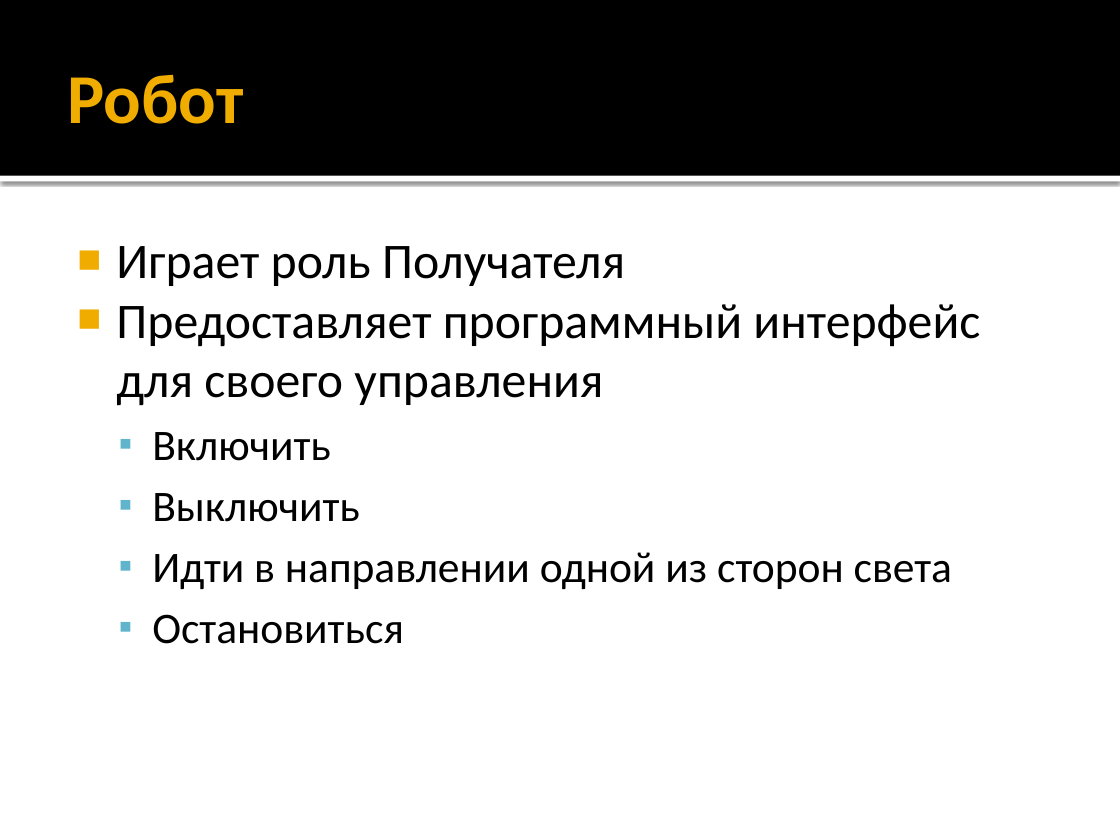
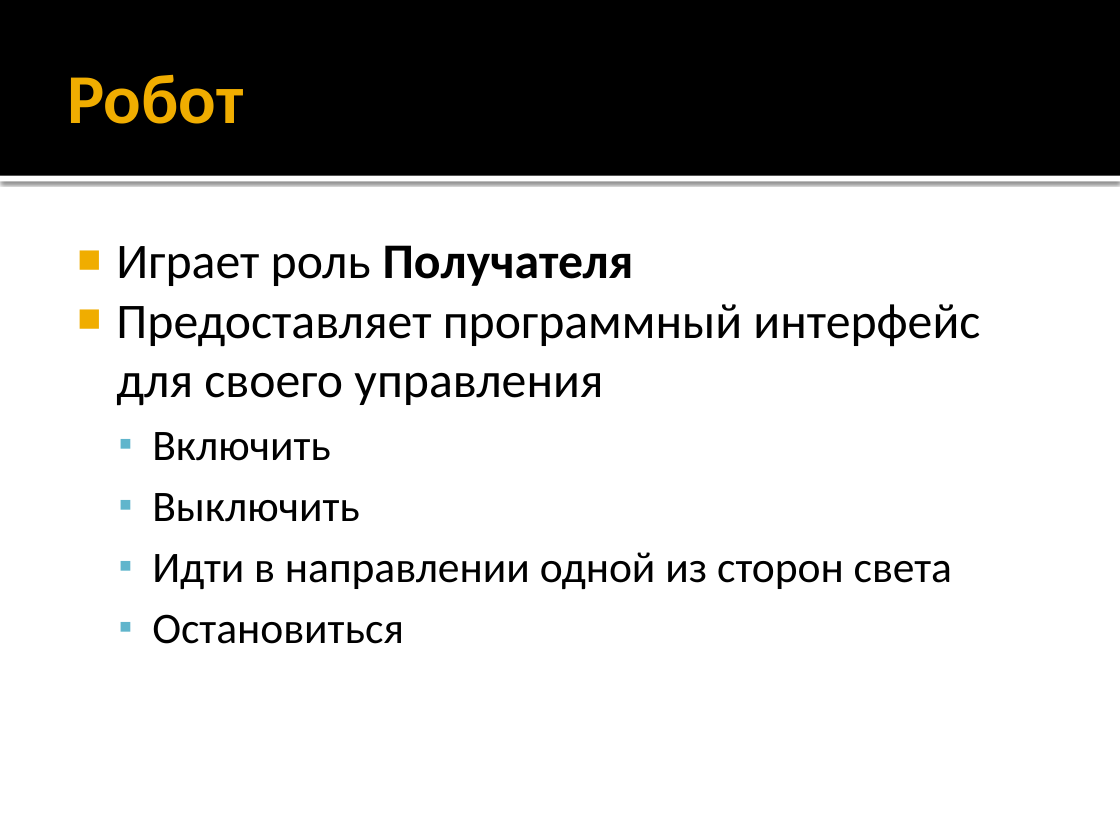
Before and after one commit to iv-sergius/ood, a slide deck: slide 5 of lectures/06.command/command.pptx. Drawn at 1120x840 pixels with LibreOffice and Linux fonts; fonts in the diff are those of the drawing. Boxes give left, top, right and bottom in pixels: in the first picture for what was removed or moved away, otherwise in the second. Text is boxed around its words. In the diff, an @@ line names an element or a change of style, - is before the commit and + after.

```diff
--- a/lectures/06.command/command.pptx
+++ b/lectures/06.command/command.pptx
@@ text at [116, 245, 634, 286]: bold on in "Получателя" @@
```
Also in this commit, not shown: 4 other slides changed.
